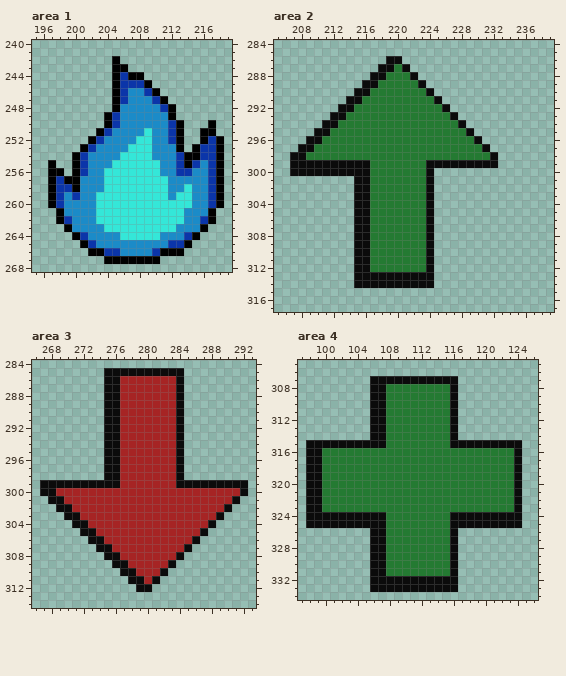
One commit to this pixel-art file: Client/Content/Icons/Asepritefiles/newiconsv3.aseprite. This is how it looked before the edit.
500x500 pixels, 1 frame. Pixels under 10% opacity are left out. Colours within 5 levels of each other are drawn and written as one. Shown: area 1: x 195..219, y 240..268; area 2: x 205..239, y 284..317; area 3: x 266..293, y 284..314; area 4: x 97..126, y 305..334. The old version is drawn lined up with the new one, on the new canvas. The commit also changed other parts of the picture, which this record leaves out.
Now the later version:
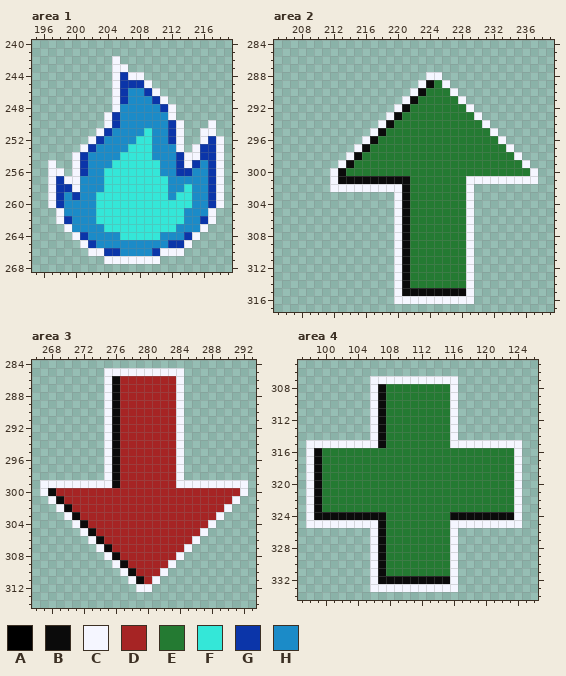
Palette (. is transparent): A #000000  B #0b0b0b  C #f5f6ff  D #a62424  E #247a32  F #34e7d8  G #0b35a9  H #1b8bc8
Difference:
canvas 500x500 -> 1661x500
--- area 1
@@ x 195..219 @@
 241 .........................
-242 ..........A..............
-243 ..........AA.............
-244 ..........AGAA...........
-245 ..........AGGGA..........
-246 ..........AGHHGA.........
-247 ..........AGHHHGA........
-248 ..........AHHHHHGA.......
-249 .........AGHHHHHHA.......
-250 .........AGHHHHHHGA...A..
-251 ........AGHHHHFHHGA..AA..
-252 .......AGHHHHFFHHGA..AGA.
-253 ......AGHHHHFFFHHHA.AGGA.
-254 .....AGHHHHFFFFHHHGAAGGA.
-255 ..A..AGHHHFFFFFFHHGAGHGA.
-256 ..AA.AGHHFFFFFFFHHGGHHGA.
-257 ..AGAAHHHFFFFFFFFHHHHHGA.
-258 ..AGGAHHHFFFFFFFFHHFHHGA.
-259 ..AGHGHHFFFFFFFFFHFFHHGA.
-260 ..AGHHHHFFFFFFFFFFFFHHGA.
-261 ...AHHHHFFFFFFFFFFFHHHA..
-262 ...AGHHHFFFFFFFFFFFHHGA..
-263 ....AHHHHFFFFFFFFFHHHA...
-264 .....AGHHHHFFFFFHHHGA....
-265 ......AGHHHHHHHHHGGA.....
-266 .......AAGGHHHHGAAA......
-267 .........AAAAAAA.........
+242 ..........C..............
+243 ..........CC.............
+244 ..........CGCC...........
+245 ..........CGGGC..........
+246 ..........CGHHGC.........
+247 ..........CGHHHGC........
+248 ..........CHHHHHGC.......
+249 .........CGHHHHHHC.......
+250 .........CGHHHHHHGC...C..
+251 ........CGHHHHFHHGC..CC..
+252 .......CGHHHHFFHHGC..CGC.
+253 ......CGHHHHFFFHHHC.CGGC.
+254 .....CGHHHHFFFFHHHGCCGGC.
+255 ..C..CGHHHFFFFFFHHGCGHGC.
+256 ..CC.CGHHFFFFFFFHHGGHHGC.
+257 ..CGCCHHHFFFFFFFFHHHHHGC.
+258 ..CGGCHHHFFFFFFFFHHFHHGC.
+259 ..CGHGHHFFFFFFFFFHFFHHGC.
+260 ..CGHHHHFFFFFFFFFFFFHHGC.
+261 ...CHHHHFFFFFFFFFFFHHHC..
+262 ...CGHHHFFFFFFFFFFFHHGC..
+263 ....CHHHHFFFFFFFFFHHHC...
+264 .....CGHHHHFFFFFHHHGC....
+265 ......CGHHHHHHHHHGGC.....
+266 .......CCGGHHHHGCCC......
+267 .........CCCCCCC.........
 268 .........................
--- area 2
@@ x 205..239 @@
 285 ...................................
-286 ..............BB...................
-287 .............BBEB..................
-288 ............BBEEEB.................
-289 ...........BBEEEEEB................
-290 ..........BBEEEEEEEB...............
-291 .........BBEEEEEEEEEB..............
-292 ........BBEEEEEEEEEEEB.............
-293 .......BBEEEEEEEEEEEEEB............
-294 ......BBEEEEEEEEEEEEEEEB...........
-295 .....BBEEEEEEEEEEEEEEEEEB..........
-296 ....BBEEEEEEEEEEEEEEEEEEEB.........
-297 ...BBEEEEEEEEEEEEEEEEEEEEEB........
-298 ..BBEEEEEEEEEEEEEEEEEEEEEEEB.......
-299 ..BBBBBBBBBBEEEEEEEBBBBBBBBB.......
-300 ..BBBBBBBBBBEEEEEEEB...............
-301 ..........BBEEEEEEEB...............
-302 ..........BBEEEEEEEB...............
-303 ..........BBEEEEEEEB...............
-304 ..........BBEEEEEEEB...............
-305 ..........BBEEEEEEEB...............
-306 ..........BBEEEEEEEB...............
-307 ..........BBEEEEEEEB...............
-308 ..........BBEEEEEEEB...............
-309 ..........BBEEEEEEEB...............
-310 ..........BBEEEEEEEB...............
-311 ..........BBEEEEEEEB...............
-312 ..........BBEEEEEEEB...............
-313 ..........BBBBBBBBBB...............
-314 ..........BBBBBBBBBB...............
-315 ...................................
-316 ...................................
+286 ...................................
+287 ...................................
+288 ...................CC..............
+289 ..................CBEC.............
+290 .................CBEEEC............
+291 ................CBEEEEEC...........
+292 ...............CBEEEEEEEC..........
+293 ..............CBEEEEEEEEEC.........
+294 .............CBEEEEEEEEEEEC........
+295 ............CBEEEEEEEEEEEEEC.......
+296 ...........CBEEEEEEEEEEEEEEEC......
+297 ..........CBEEEEEEEEEEEEEEEEEC.....
+298 .........CBEEEEEEEEEEEEEEEEEEEC....
+299 ........CBEEEEEEEEEEEEEEEEEEEEEC...
+300 .......CBEEEEEEEEEEEEEEEEEEEEEEEC..
+301 .......CBBBBBBBBBEEEEEEECCCCCCCCC..
+302 .......CCCCCCCCCBEEEEEEEC..........
+303 ...............CBEEEEEEEC..........
+304 ...............CBEEEEEEEC..........
+305 ...............CBEEEEEEEC..........
+306 ...............CBEEEEEEEC..........
+307 ...............CBEEEEEEEC..........
+308 ...............CBEEEEEEEC..........
+309 ...............CBEEEEEEEC..........
+310 ...............CBEEEEEEEC..........
+311 ...............CBEEEEEEEC..........
+312 ...............CBEEEEEEEC..........
+313 ...............CBEEEEEEEC..........
+314 ...............CBEEEEEEEC..........
+315 ...............CBBBBBBBBC..........
+316 ...............CCCCCCCCCC..........
 317 ...................................
--- area 3
@@ x 266..293 @@
 284 ............................
-285 .........BBBBBBBBBB.........
-286 .........BBDDDDDDDB.........
-287 .........BBDDDDDDDB.........
-288 .........BBDDDDDDDB.........
-289 .........BBDDDDDDDB.........
-290 .........BBDDDDDDDB.........
-291 .........BBDDDDDDDB.........
-292 .........BBDDDDDDDB.........
-293 .........BBDDDDDDDB.........
-294 .........BBDDDDDDDB.........
-295 .........BBDDDDDDDB.........
-296 .........BBDDDDDDDB.........
-297 .........BBDDDDDDDB.........
-298 .........BBDDDDDDDB.........
-299 .BBBBBBBBBBDDDDDDDBBBBBBBBB.
-300 .BBDDDDDDDDDDDDDDDDDDDDDDDB.
-301 ..BBDDDDDDDDDDDDDDDDDDDDDB..
-302 ...BBDDDDDDDDDDDDDDDDDDDB...
-303 ....BBDDDDDDDDDDDDDDDDDB....
-304 .....BBDDDDDDDDDDDDDDDB.....
-305 ......BBDDDDDDDDDDDDDB......
-306 .......BBDDDDDDDDDDDB.......
-307 ........BBDDDDDDDDDB........
-308 .........BBDDDDDDDB.........
-309 ..........BBDDDDDB..........
-310 ...........BBDDDB...........
-311 ............BBDB............
-312 .............BB.............
+285 .........CCCCCCCCCC.........
+286 .........CBDDDDDDDC.........
+287 .........CBDDDDDDDC.........
+288 .........CBDDDDDDDC.........
+289 .........CBDDDDDDDC.........
+290 .........CBDDDDDDDC.........
+291 .........CBDDDDDDDC.........
+292 .........CBDDDDDDDC.........
+293 .........CBDDDDDDDC.........
+294 .........CBDDDDDDDC.........
+295 .........CBDDDDDDDC.........
+296 .........CBDDDDDDDC.........
+297 .........CBDDDDDDDC.........
+298 .........CBDDDDDDDC.........
+299 .CCCCCCCCCBDDDDDDDCCCCCCCCC.
+300 .CBDDDDDDDDDDDDDDDDDDDDDDDC.
+301 ..CBDDDDDDDDDDDDDDDDDDDDDC..
+302 ...CBDDDDDDDDDDDDDDDDDDDC...
+303 ....CBDDDDDDDDDDDDDDDDDC....
+304 .....CBDDDDDDDDDDDDDDDC.....
+305 ......CBDDDDDDDDDDDDDC......
+306 .......CBDDDDDDDDDDDC.......
+307 ........CBDDDDDDDDDC........
+308 .........CBDDDDDDDC.........
+309 ..........CBDDDDDC..........
+310 ...........CBDDDC...........
+311 ............CBDC............
+312 .............CC.............
 313 ............................
--- area 4
@@ x 97..126 @@
 306 ..............................
-307 .........BBBBBBBBBBB..........
-308 .........BBEEEEEEEEB..........
-309 .........BBEEEEEEEEB..........
-310 .........BBEEEEEEEEB..........
-311 .........BBEEEEEEEEB..........
-312 .........BBEEEEEEEEB..........
-313 .........BBEEEEEEEEB..........
-314 .........BBEEEEEEEEB..........
-315 .BBBBBBBBBBEEEEEEEEBBBBBBBBB..
-316 .BBEEEEEEEEEEEEEEEEEEEEEEEEB..
-317 .BBEEEEEEEEEEEEEEEEEEEEEEEEB..
-318 .BBEEEEEEEEEEEEEEEEEEEEEEEEB..
-319 .BBEEEEEEEEEEEEEEEEEEEEEEEEB..
-320 .BBEEEEEEEEEEEEEEEEEEEEEEEEB..
-321 .BBEEEEEEEEEEEEEEEEEEEEEEEEB..
-322 .BBEEEEEEEEEEEEEEEEEEEEEEEEB..
-323 .BBEEEEEEEEEEEEEEEEEEEEEEEEB..
-324 .BBBBBBBBBBEEEEEEEEBBBBBBBBB..
-325 .BBBBBBBBBBEEEEEEEEBBBBBBBBB..
-326 .........BBEEEEEEEEB..........
-327 .........BBEEEEEEEEB..........
-328 .........BBEEEEEEEEB..........
-329 .........BBEEEEEEEEB..........
-330 .........BBEEEEEEEEB..........
-331 .........BBEEEEEEEEB..........
-332 .........BBBBBBBBBBB..........
-333 .........BBBBBBBBBBB..........
+307 .........CCCCCCCCCCC..........
+308 .........CBEEEEEEEEC..........
+309 .........CBEEEEEEEEC..........
+310 .........CBEEEEEEEEC..........
+311 .........CBEEEEEEEEC..........
+312 .........CBEEEEEEEEC..........
+313 .........CBEEEEEEEEC..........
+314 .........CBEEEEEEEEC..........
+315 .CCCCCCCCCBEEEEEEEECCCCCCCCC..
+316 .CBEEEEEEEEEEEEEEEEEEEEEEEEC..
+317 .CBEEEEEEEEEEEEEEEEEEEEEEEEC..
+318 .CBEEEEEEEEEEEEEEEEEEEEEEEEC..
+319 .CBEEEEEEEEEEEEEEEEEEEEEEEEC..
+320 .CBEEEEEEEEEEEEEEEEEEEEEEEEC..
+321 .CBEEEEEEEEEEEEEEEEEEEEEEEEC..
+322 .CBEEEEEEEEEEEEEEEEEEEEEEEEC..
+323 .CBEEEEEEEEEEEEEEEEEEEEEEEEC..
+324 .CBBBBBBBBBEEEEEEEEBBBBBBBBC..
+325 .CCCCCCCCCBEEEEEEEECCCCCCCCC..
+326 .........CBEEEEEEEEC..........
+327 .........CBEEEEEEEEC..........
+328 .........CBEEEEEEEEC..........
+329 .........CBEEEEEEEEC..........
+330 .........CBEEEEEEEEC..........
+331 .........CBEEEEEEEEC..........
+332 .........CBBBBBBBBBC..........
+333 .........CCCCCCCCCCC..........
 334 ..............................
Changed places in both pictures, as pixel boxes (x1, y1, x2, y2):
changed: (48, 56, 224, 264)
changed: (290, 56, 538, 304)
changed: (40, 368, 248, 592)
changed: (306, 376, 522, 592)
